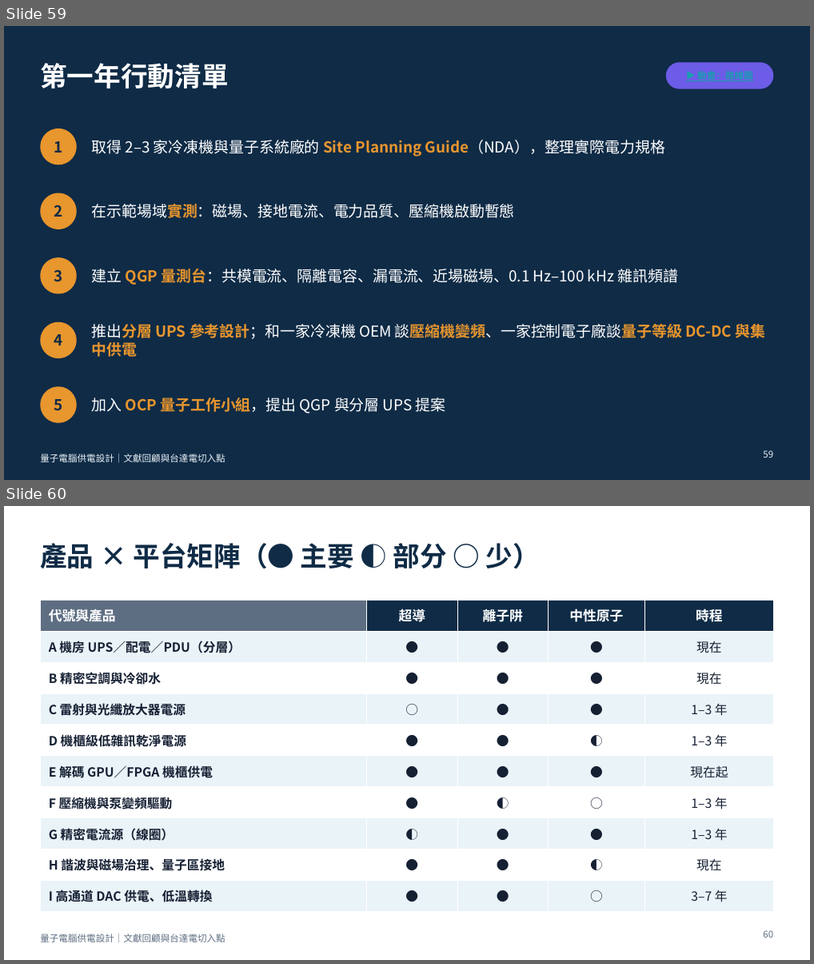
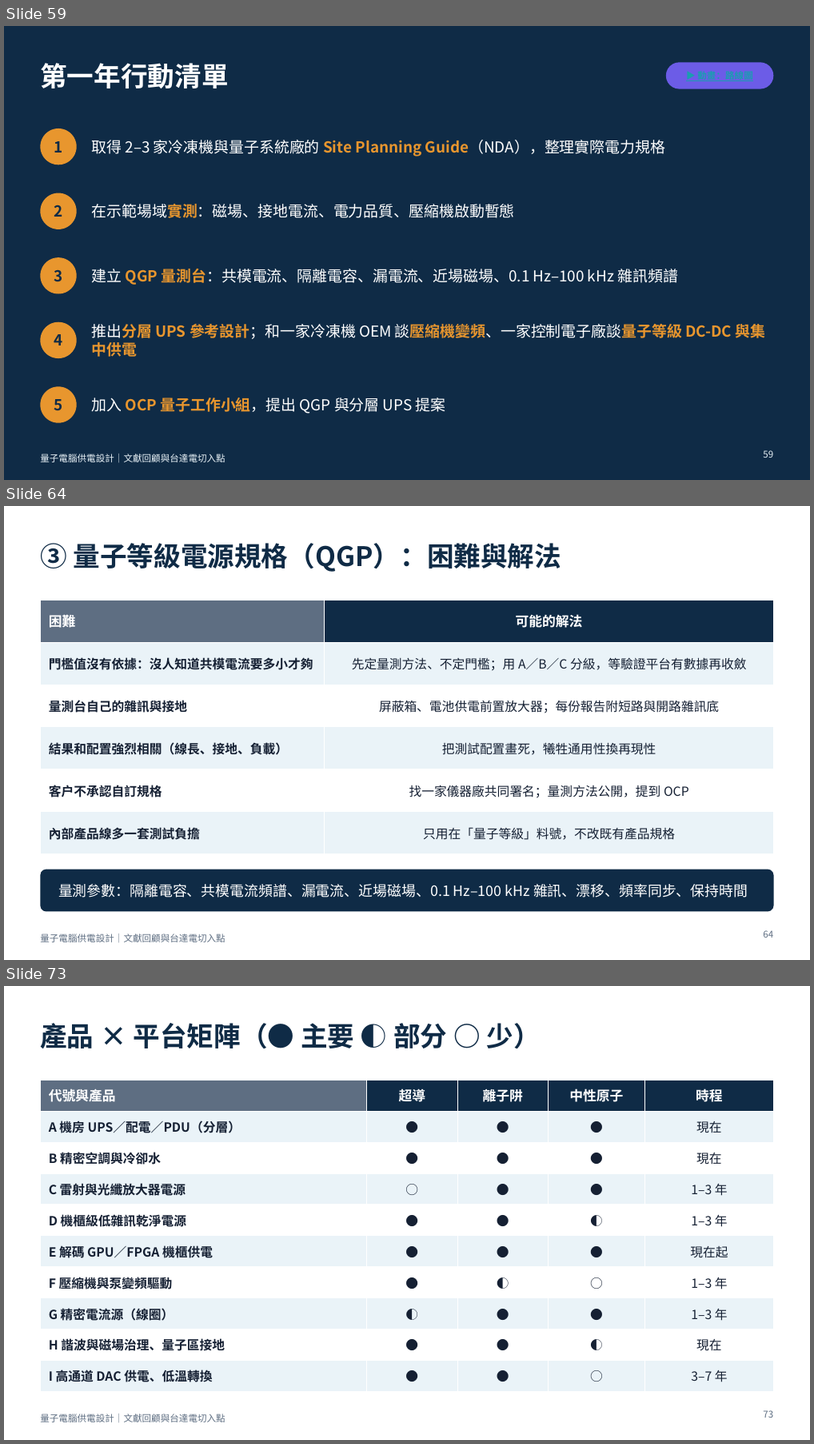
Before and after one commit to pcpcchen-coder/QuantumComputing, a slide deck: slides/output/qc-power-supply-delta.pptx. Shown one above the other, each under a label of ours: slides 59 and 60 before the commit, slides 59, 64 and 73 after it; the slides between them are not shown. The pictures are 814x964 and 814x1444 pixels, drawn with LibreOffice and Linux fonts; fonts in the diff are those of the drawing. Boxes give left, top, right and bottom in pixels: in the first picture for what was removed or moved away, otherwise in the second. Text is boxed around its words. In the diff, an @@ line names an element or a change of style, - is before the commit and + after.

```diff
--- a/slides/output/qc-power-supply-delta.pptx
+++ b/slides/output/qc-power-supply-delta.pptx
@@ slide 64 added at (x1=4, y1=506, x2=810, y2=960), background #FFFFFF; not listed: 1 template element that a slide beside it also shows @@
@@ title added at (x1=40, y1=543, x2=562, y2=572), 32 pt, text #0F2B46, bold @@
+③ 量子等級電源規格（QGP）：困難與解法
@@ table added at (x1=40, y1=600, x2=774, y2=843), 6 rows, 2 columns @@
+困難 | 可能的解法
+門檻值沒有依據：沒人知道共模電流要多小才夠 | 先定量測方法、不定門檻；用 A／B／C 分級，等驗證平台有數據再收斂
+量測台自己的雜訊與接地 | 屏蔽箱、電池供電前置放大器；每份報告附短路與開路雜訊底
+結果和配置強烈相關（線長、接地、負載） | 把測試配置畫死，犧牲通用性換再現性
+客戶不承認自訂規格 | 找一家儀器廠共同署名；量測方法公開，提到 OCP
+內部產品線多一套測試負擔 | 只用在「量子等級」料號，不改既有產品規格
@@ rounded rectangle added at (x1=40, y1=869, x2=774, y2=912), fill #0F2B46 @@
@@ text added at (x1=58, y1=884, x2=748, y2=897), 17 pt, text #FFFFFF @@
+量測參數：隔離電容、共模電流頻譜、漏電流、近場磁場、0.1 Hz–100 kHz 雜訊、漂移、頻率同步、保持時間
@@ page number added at (x1=763, y1=930, x2=774, y2=937), 11 pt, text #5E6E82 @@
+64
@@ what was slide 60 is now slide 73 @@
@@ page number at (x1=763, y1=1410, x2=774, y2=1417): text changed @@
-60
+73
```
Also in this commit, not shown: 12 other slides added, 5 other files.
